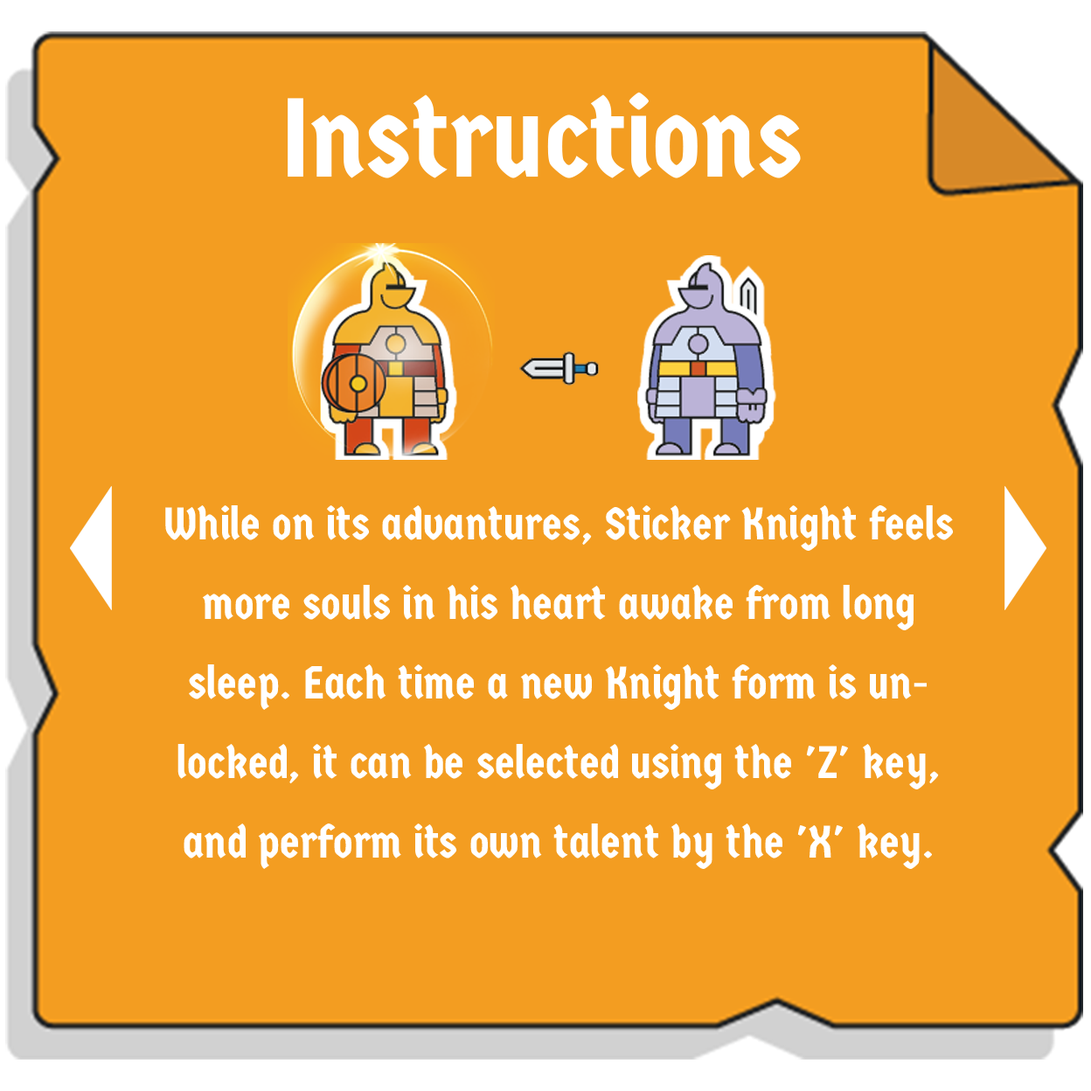
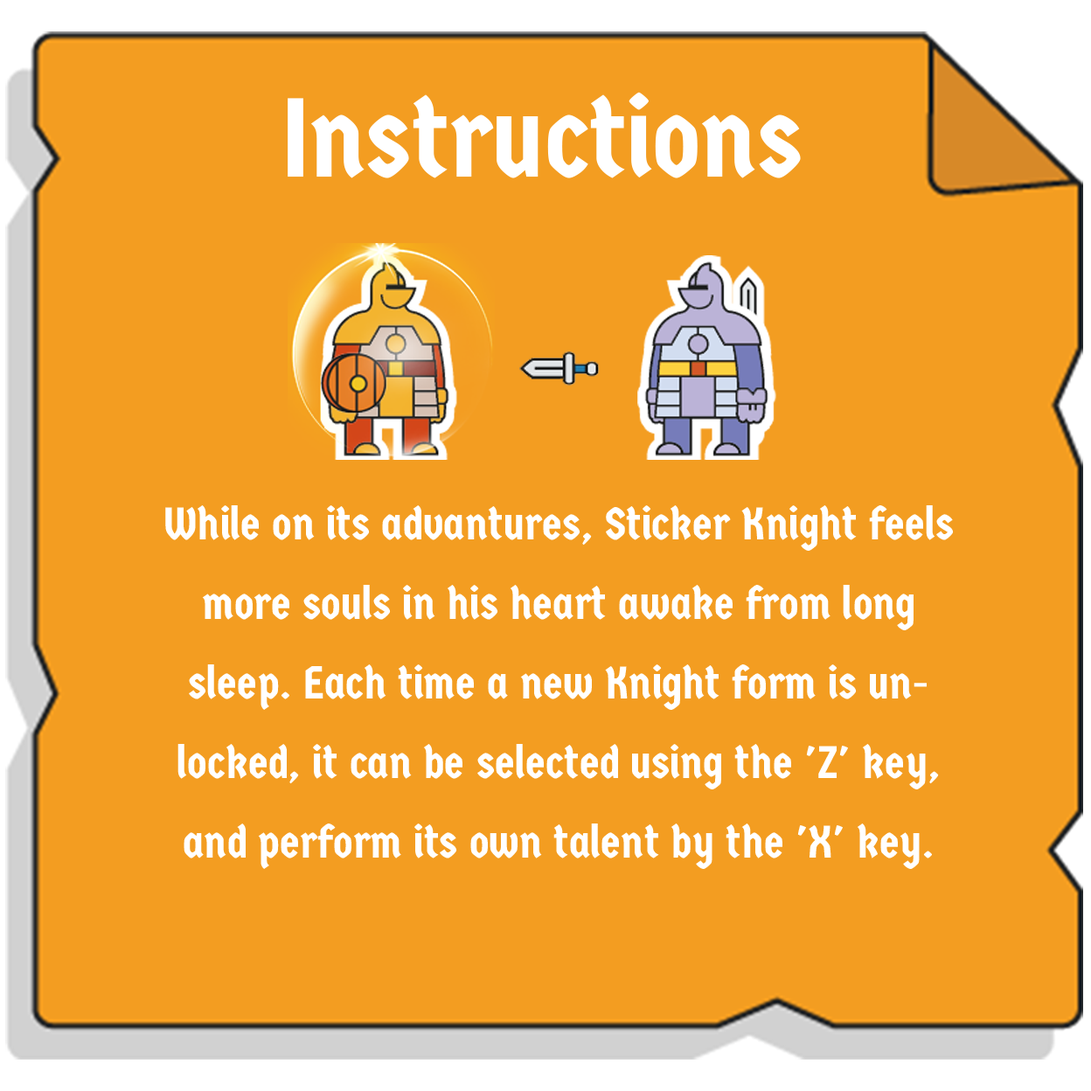
Layer changes from the first (1091, 1091) image to the second:
hid "图层 4" over [69, 486, 112, 611]
hid "图层 3" over [1004, 486, 1047, 611]
